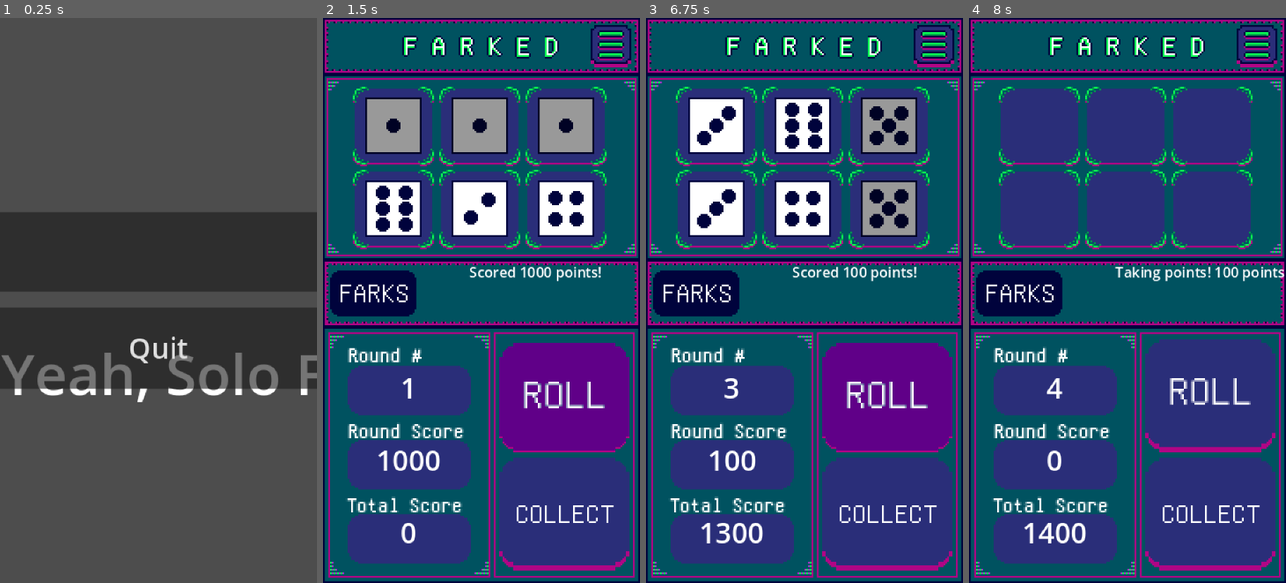
Above: before the commit, frames 1-4 (left to right).
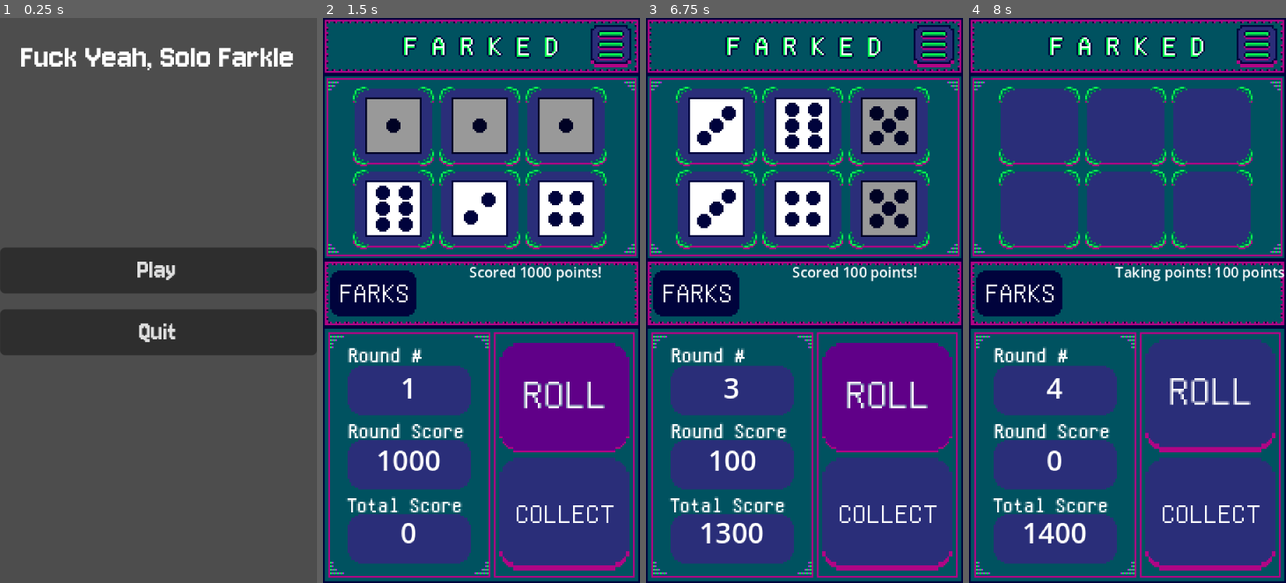
Above: after the commit, the same moments.

Repository: mdcoxe/mobile_farkle
Game: Godot game, scene res://Start.tscn
The game is run twice, just before and just after one commit, with the same random seed, the same clock (stepped at 60 frames per second) and the same inputs.
Inputs (mouse positions are in pixels of both pictures, inside the frame that each line leads up to; where the layout moved, square brackets give the same spot in the first picture):
- Up to frame 1 (0.25 s): no input
- Up to frame 2 (1.5 s): click (481, 272) [481, 249] at 0.5 s; click (570, 396) at 1.25 s
- Up to frame 3 (6.75 s): click (934, 51) at 2 s; click (893, 520) at 2.75 s; click (934, 51) at 3.5 s; click (893, 396) at 4.25 s; click (893, 520) at 5 s; click (934, 51) at 5.75 s; click (893, 396) at 6.5 s
- Up to frame 4 (8 s): click (1216, 520) at 7.25 s

The runs differ from the first frame. In frame 1, 15% of the frame differs, in the area x 0-100%, y 5-68%; in frame 2, nothing differs; in frame 3, less than 0.1%; in frame 4, nothing differs.

Commit message:
added in game over stats

Diff:
--- /dev/null
+++ b/GameOverStats.tscn
@@ -0,0 +1,137 @@
+[gd_scene load_steps=3 format=3 uid="uid://fxrfow6rtn01"]
+
+[ext_resource type="Script" uid="uid://dv0034c4qda48" path="res://Scripts/game_over_stats.gd" id="1_mbo1y"]
+[ext_resource type="FontFile" uid="uid://iq653u836gk" path="res://Assets/Fonts/Jersey10-Regular.ttf" id="2_7sk8l"]
+
+[node name="GameOverStatsPanel" type="Control"]
+layout_mode = 3
+anchors_preset = 15
+anchor_right = 1.0
+anchor_bottom = 1.0
+grow_horizontal = 2
+grow_vertical = 2
+script = ExtResource("1_mbo1y")
+
+[node name="MarginContainer" type="MarginContainer" parent="."]
+layout_mode = 1
+anchors_preset = 15
+anchor_right = 1.0
+anchor_bottom = 1.0
+grow_horizontal = 2
+grow_vertical = 2
+theme_override_constants/margin_left = 9
+theme_override_constants/margin_top = 9
+theme_override_constants/margin_right = 9
+theme_override_constants/margin_bottom = 9
+
+[node name="ColorRect" type="ColorRect" parent="MarginContainer"]
+layout_mode = 2
+color = Color(1, 0, 0.305882, 1)
+
+[node name="MarginContainer" type="MarginContainer" parent="MarginContainer/ColorRect"]
+layout_mode = 1
+anchors_preset = 15
+anchor_right = 1.0
+anchor_bottom = 1.0
+grow_horizontal = 2
+grow_vertical = 2
+theme_override_constants/margin_left = 3
+theme_override_constants/margin_top = 3
+theme_override_constants/margin_right = 3
+theme_override_constants/margin_bottom = 3
+
+[node name="VBoxContainer" type="VBoxContainer" parent="MarginContainer/ColorRect/MarginContainer"]
+layout_mode = 2
+theme_override_constants/separation = 15
+
+[node name="Title" type="Label" parent="MarginContainer/ColorRect/MarginContainer/VBoxContainer"]
+layout_mode = 2
+theme_override_fonts/font = ExtResource("2_7sk8l")
+text = "Game Over!!"
+horizontal_alignment = 1
+
+[node name="Spacer2" type="Control" parent="MarginContainer/ColorRect/MarginContainer/VBoxContainer"]
+layout_mode = 2
+
+[node name="ResultsLabel" type="Label" parent="MarginContainer/ColorRect/MarginContainer/VBoxContainer"]
+layout_mode = 2
+theme_override_fonts/font = ExtResource("2_7sk8l")
+text = "You Won!!"
+horizontal_alignment = 1
+
+[node name="Spacer3" type="Control" parent="MarginContainer/ColorRect/MarginContainer/VBoxContainer"]
+layout_mode = 2
+
+[node name="HBoxContainer" type="HBoxContainer" parent="MarginContainer/ColorRect/MarginContainer/VBoxContainer"]
+layout_mode = 2
+size_flags_vertical = 3
+
+[node name="Stats" type="VBoxContainer" parent="MarginContainer/ColorRect/MarginContainer/VBoxContainer/HBoxContainer"]
+layout_mode = 2
+size_flags_horizontal = 3
+theme_override_constants/separation = 15
+
+[node name="TotalScoreLabel" type="Label" parent="MarginContainer/ColorRect/MarginContainer/VBoxContainer/HBoxContainer/Stats"]
+layout_mode = 2
+theme_override_fonts/font = ExtResource("2_7sk8l")
+text = "Total Score:"
+
+[node name="HighesRollLabel" type="Label" parent="MarginContainer/ColorRect/MarginContainer/VBoxContainer/HBoxContainer/Stats"]
+layout_mode = 2
+theme_override_fonts/font = ExtResource("2_7sk8l")
+text = "Highest Roll:"
+
+[node name="FarklesCountLabel" type="Label" parent="MarginContainer/ColorRect/MarginContainer/VBoxContainer/HBoxContainer/Stats"]
+layout_mode = 2
+theme_override_fonts/font = ExtResource("2_7sk8l")
+text = "# Farkles:"
+
+[node name="RoundsCountLabel" type="Label" parent="MarginContainer/ColorRect/MarginContainer/VBoxContainer/HBoxContainer/Stats"]
+layout_mode = 2
+theme_override_fonts/font = ExtResource("2_7sk8l")
+text = "# Rounds: "
+
+[node name="Values" type="VBoxContainer" parent="MarginContainer/ColorRect/MarginContainer/VBoxContainer/HBoxContainer"]
+layout_mode = 2
+size_flags_horizontal = 3
+theme_override_constants/separation = 15
+
+[node name="TotalScoreValue" type="Label" parent="MarginContainer/ColorRect/MarginContainer/VBoxContainer/HBoxContainer/Values"]
+layout_mode = 2
+theme_override_fonts/font = ExtResource("2_7sk8l")
+
+[node name="HighesRollValue" type="Label" parent="MarginContainer/ColorRect/MarginContainer/VBoxContainer/HBoxContainer/Values"]
+layout_mode = 2
+theme_override_fonts/font = ExtResource("2_7sk8l")
+
+[node name="FarkleCountValue" type="Label" parent="MarginContainer/ColorRect/MarginContainer/VBoxContainer/HBoxContainer/Values"]
+layout_mode = 2
+theme_override_fonts/font = ExtResource("2_7sk8l")
+
+[node name="RoundsCountValue" type="Label" parent="MarginContainer/ColorRect/MarginContainer/VBoxContainer/HBoxContainer/Values"]
+layout_mode = 2
+theme_override_fonts/font = ExtResource("2_7sk8l")
+
+[node name="Spacer" type="Control" parent="MarginContainer/ColorRect/MarginContainer/VBoxContainer"]
+layout_mode = 2
+
+[node name="ButtonContainer" type="MarginContainer" parent="MarginContainer/ColorRect/MarginContainer/VBoxContainer"]
+layout_mode = 2
+theme_override_constants/margin_left = 5
+theme_override_constants/margin_top = 5
+theme_override_constants/margin_right = 5
+theme_override_constants/margin_bottom = 5
+
+[node name="ReturnToStartButton" type="Button" parent="MarginContainer/ColorRect/MarginContainer/VBoxContainer/ButtonContainer"]
+custom_minimum_size = Vector2(0, 30)
+layout_mode = 2
+theme_override_fonts/font = ExtResource("2_7sk8l")
+theme_override_font_sizes/font_size = 21
+text = "Play Again?"
+
+[node name="FontSizeTimer" type="Timer" parent="."]
+wait_time = 0.6
+autostart = true
+
+[connection signal="pressed" from="MarginContainer/ColorRect/MarginContainer/VBoxContainer/ButtonContainer/ReturnToStartButton" to="." method="_on_return_to_start_button_pressed"]
+[connection signal="timeout" from="FontSizeTimer" to="." method="_on_font_size_timer_timeout"]
--- a/Main.tscn
+++ /dev/null
@@ -1,152 +0,0 @@
-[gd_scene load_steps=6 format=3 uid="uid://bnfqd0l5j6hjy"]
-
-[ext_resource type="Script" uid="uid://b3bhim51njd5k" path="res://Scripts/game_manager.gd" id="1_nvnyk"]
-[ext_resource type="Texture2D" uid="uid://d34kxxcu0b0sy" path="res://Assets/dice2.png" id="1_r0du0"]
-[ext_resource type="Script" uid="uid://f6qojr857eh5" path="res://Scripts/scoring_manager.gd" id="2_uvnr1"]
-
-[sub_resource type="AtlasTexture" id="AtlasTexture_cm0pq"]
-atlas = ExtResource("1_r0du0")
-region = Rect2(0, 0, 128, 0)
-
-[sub_resource type="AtlasTexture" id="AtlasTexture_fos0i"]
-atlas = ExtResource("1_r0du0")
-region = Rect2(128, 0, 128, 0)
-
-[node name="Main" type="Control"]
-layout_mode = 3
-anchors_preset = 15
-anchor_right = 1.0
-anchor_bottom = 1.0
-grow_horizontal = 2
-grow_vertical = 2
-
-[node name="RoundLabel" type="Label" parent="."]
-custom_minimum_size = Vector2(100, 20)
-layout_mode = 2
-offset_left = 13.0
-offset_top = 10.0
-offset_right = 213.0
-offset_bottom = 30.0
-size_flags_vertical = 1
-theme_override_font_sizes/font_size = 14
-text = "Round: 1"
-
-[node name="MarginContainer" type="MarginContainer" parent="."]
-layout_mode = 1
-anchors_preset = 10
-anchor_right = 1.0
-offset_bottom = 40.0
-grow_horizontal = 2
-theme_override_constants/margin_left = 20
-theme_override_constants/margin_top = 20
-theme_override_constants/margin_right = 20
-theme_override_constants/margin_bottom = 20
-
-[node name="GridContainer" type="GridContainer" parent="MarginContainer"]
-layout_mode = 2
-size_flags_horizontal = 4
-theme_override_constants/h_separation = 15
-theme_override_constants/v_separation = 15
-columns = 3
-
-[node name="VBoxContainer" type="VBoxContainer" parent="."]
-layout_mode = 2
-offset_left = 228.0
-offset_top = 509.0
-offset_right = 328.0
-offset_bottom = 713.0
-grow_horizontal = 2
-grow_vertical = 2
-scale = Vector2(2, 2)
-size_flags_horizontal = 4
-size_flags_vertical = 4
-
-[node name="RollButton" type="Button" parent="VBoxContainer"]
-visible = false
-custom_minimum_size = Vector2(100, 100)
-layout_mode = 2
-size_flags_horizontal = 4
-size_flags_vertical = 6
-text = "Roll!"
-
-[node name="EndRollButton" type="Button" parent="VBoxContainer"]
-custom_minimum_size = Vector2(100, 100)
-layout_mode = 2
-size_flags_horizontal = 4
-size_flags_vertical = 6
-text = "End Round
-"
-
-[node name="TextureButton" type="TextureButton" parent="VBoxContainer"]
-layout_mode = 2
-texture_normal = SubResource("AtlasTexture_cm0pq")
-texture_pressed = SubResource("AtlasTexture_fos0i")
-
-[node name="DiceLabel" type="Label" parent="."]
-custom_minimum_size = Vector2(100, 40)
-layout_mode = 2
-offset_left = 19.0
-offset_top = 460.0
-offset_right = 334.0
-offset_bottom = 500.0
-size_flags_vertical = 1
-theme_override_font_sizes/font_size = 14
-text = "Dice:
-"
-autowrap_mode = 3
-
-[node name="ScoreLabel" type="Label" parent="."]
-custom_minimum_size = Vector2(100, 50)
-layout_mode = 2
-offset_left = 19.0
-offset_top = 502.0
-offset_right = 219.0
-offset_bottom = 552.0
-size_flags_vertical = 1
-theme_override_font_sizes/font_size = 14
-text = "Score:
-
-"
-autowrap_mode = 3
-
-[node name="CurrentScoreLabel" type="Label" parent="."]
-custom_minimum_size = Vector2(100, 50)
-layout_mode = 2
-offset_left = 18.0
-offset_top = 561.0
-offset_right = 218.0
-offset_bottom = 611.0
-size_flags_vertical = 1
-theme_override_font_sizes/font_size = 14
-text = "Round score:
-
-"
-autowrap_mode = 3
-
-[node name="StatusLabel" type="Label" parent="."]
-custom_minimum_size = Vector2(100, 50)
-layout_mode = 2
-offset_left = 20.0
-offset_top = 616.0
-offset_right = 220.0
-offset_bottom = 712.0
-size_flags_vertical = 1
-theme_override_font_sizes/font_size = 14
-text = "Status:
-
-
-"
-autowrap_mode = 3
-justification_flags = 0
-
-[node name="Managers" type="Node" parent="."]
-
-[node name="GameManager" type="Node" parent="Managers"]
-script = ExtResource("1_nvnyk")
-
-[node name="ScoringManager" type="Node" parent="Managers"]
-script = ExtResource("2_uvnr1")
-
-[connection signal="pressed" from="VBoxContainer/RollButton" to="Managers/GameManager" method="_on_roll_button_pressed"]
-[connection signal="pressed" from="VBoxContainer/EndRollButton" to="Managers/GameManager" method="_on_end_button_pressed"]
-[connection signal="pressed" from="VBoxContainer/TextureButton" to="Managers/GameManager" method="_on_roll_button_pressed"]
--- a/Scripts/game_manager.gd
+++ b/Scripts/game_manager.gd
@@ -20,6 +20,7 @@
 	preload("res://Assets/Dice/dice5.tscn"),
 	preload("res://Assets/Dice/dice6.tscn"),
 ]
+const GAME_OVER_STATS = preload("res://GameOverStats.tscn")
 
 var current_round_score := 0
 var total_score := 0
@@ -204,6 +205,20 @@
 
 func _end_game(message: String):
 	game_over = true
+	var end_game_stats = {
+		"message": message,
+		"total_score": total_score,
+		"highest_roll": 0,
+		"farkle_count": farkle_count,
+		"round_count": round_count,
+		"win": (message.find("won") != -1)
+	}
+
+	var end_game_screen = GAME_OVER_STATS.instantiate()
+
+	add_child(end_game_screen)
+	end_game_screen.show_stats(end_game_stats)
+
 	status_label.text = message
 	total_score_label.text = "%s" % total_score
 	roll_button.disabled = true
--- /dev/null
+++ b/Scripts/game_over_stats.gd
@@ -0,0 +1,43 @@
+extends Control
+
+@onready var return_to_start_button: Button = $MarginContainer/ColorRect/MarginContainer/VBoxContainer/ButtonContainer/ReturnToStartButton
+@onready var font_size_timer: Timer = $FontSizeTimer
+@onready var total_score_value: Label = $MarginContainer/ColorRect/MarginContainer/VBoxContainer/HBoxContainer/Values/TotalScoreValue
+@onready var highes_roll_value: Label = $MarginContainer/ColorRect/MarginContainer/VBoxContainer/HBoxContainer/Values/HighesRollValue
+@onready var farkle_count_value: Label = $MarginContainer/ColorRect/MarginContainer/VBoxContainer/HBoxContainer/Values/FarkleCountValue
+@onready var rounds_count_value: Label = $MarginContainer/ColorRect/MarginContainer/VBoxContainer/HBoxContainer/Values/RoundsCountValue
+@onready var results_label: Label = $MarginContainer/ColorRect/MarginContainer/VBoxContainer/ResultsLabel
+
+var current_font_size = 21
+var direction = 1
+
+func _ready():
+	return_to_start_button.add_theme_font_size_override("font_size", current_font_size)
+	font_size_timer.start()
+
+
+func _on_font_size_timer_timeout() -> void:
+	current_font_size += direction
+
+	# Reverse direction if font size hits a limit
+	if current_font_size >= 36 or current_font_size <= 28:
+		direction *= -1
+
+	return_to_start_button.add_theme_font_size_override("font_size", current_font_size)
+
+
+func _on_return_to_start_button_pressed() -> void:
+	WinManager.did_win = false
+	get_tree().change_scene_to_file("res://Start.tscn")
+
+func show_stats(stats: Dictionary):
+	# Update the UI labels with the values from the stats dictionary.
+	results_label.text = stats["message"]
+	total_score_value.text = str(stats["total_score"])
+	rounds_count_value.text = str(stats["round_count"])
+	farkle_count_value.text = str(stats["farkle_count"])
+
+	if stats["win"]:
+		results_label.modulate = Color(0.1, 0.8, 0.1)  # Green for win
+	else:
+		results_label.modulate = Color(0.8, 0.1, 0.1)  # Red for loss
--- a/Start.tscn
+++ b/Start.tscn
@@ -1,6 +1,7 @@
-[gd_scene load_steps=2 format=3 uid="uid://dqsg6l5rewdc2"]
+[gd_scene load_steps=3 format=3 uid="uid://dqsg6l5rewdc2"]
 
 [ext_resource type="Script" uid="uid://cd1v00toyvs0y" path="res://Scripts/start.gd" id="1_3mp0d"]
+[ext_resource type="FontFile" uid="uid://iq653u836gk" path="res://Assets/Fonts/Jersey10-Regular.ttf" id="2_52bhu"]
 
 [node name="Start" type="Control"]
 layout_mode = 3
@@ -15,27 +16,22 @@
 layout_mode = 1
 anchors_preset = 10
 anchor_right = 1.0
-offset_left = 2.0
-offset_top = 179.0
-offset_right = 2.0
-offset_bottom = 202.0
+offset_bottom = 45.0
 grow_horizontal = 2
-theme_override_font_sizes/font_size = 32
+theme_override_fonts/font = ExtResource("2_52bhu")
+theme_override_font_sizes/font_size = 20
 text = "Fuck Yeah, Solo Farkle"
 horizontal_alignment = 1
 vertical_alignment = 1
 
 [node name="VBoxContainer" type="VBoxContainer" parent="."]
 layout_mode = 1
-anchors_preset = 8
-anchor_left = 0.5
+anchors_preset = 14
 anchor_top = 0.5
-anchor_right = 0.5
+anchor_right = 1.0
 anchor_bottom = 0.5
-offset_left = -100.0
-offset_top = -50.0
-offset_right = 100.0
-offset_bottom = 50.0
+offset_top = -30.5
+offset_bottom = 30.5
 grow_horizontal = 2
 grow_vertical = 2
 theme_override_constants/separation = 9
@@ -44,10 +40,13 @@
 [node name="Play" type="Button" parent="VBoxContainer"]
 layout_mode = 2
 size_flags_vertical = 3
+theme_override_fonts/font = ExtResource("2_52bhu")
+text = "Play"
 
 [node name="Quit" type="Button" parent="VBoxContainer"]
 layout_mode = 2
 size_flags_vertical = 3
+theme_override_fonts/font = ExtResource("2_52bhu")
 text = "Quit"
 
 [connection signal="pressed" from="VBoxContainer/Play" to="." method="_on_play_pressed"]
Not shown, added: Scripts/game_over_stats.gd.uid
Not shown: 1 places in Small.tscn that only renumber resources
Not shown, added: builds/web/index.apple-touch-icon.png.import
Not shown, added: builds/web/index.icon.png.import
Not shown, added: builds/web/index.png.import
Not shown, added: builds/apk/farked.apk
Not shown, added: builds/apk/farked.apk.idsig
Not shown, added: builds/web/index.apple-touch-icon.png
Not shown, added: builds/web/index.audio.position.worklet.js
Not shown, added: builds/web/index.audio.worklet.js
Not shown, added: builds/web/index.html
Not shown, added: builds/web/index.icon.png
(and 4 more such lines)
